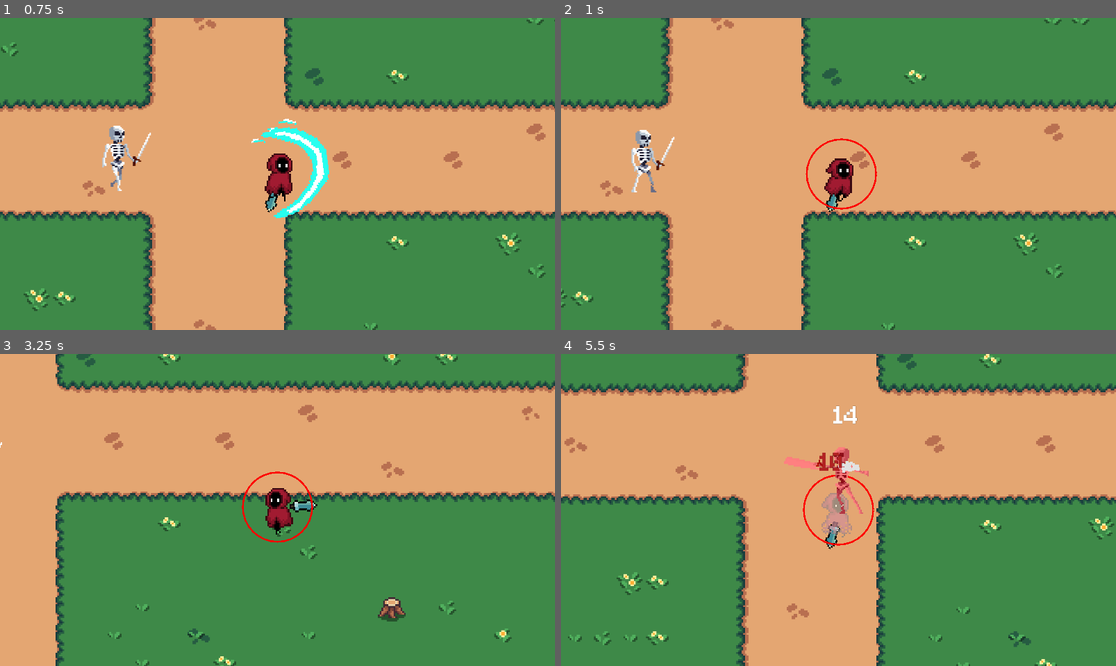
Above: before the commit, frames 1-4 (two rows, left to right).
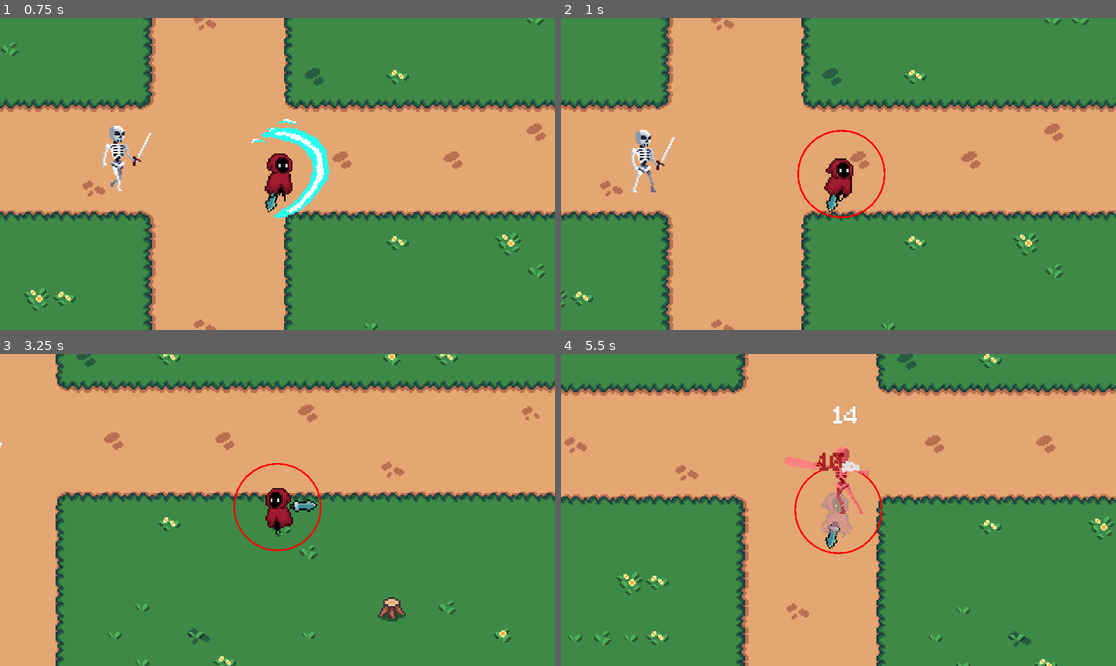
Above: after the commit, the same moments.

Repository: Jerga99/godot-2d-game-course
Game: Godot game, scene res://scenes/play_scene.tscn
Same seed, same stepped clock (60 frames per second), same inputs: the game is played once before the commit and once after it.
Inputs (mouse positions are in pixels of both pictures, inside the frame that each line leads up to):
- Up to frame 1 (0.75 s): move the mouse to (399, 158) at 0.52 s; hold D (right) from 0.53 s (still down); tap 1 (ability_1) at 0.6 s
- Up to frame 2 (1 s): keep holding D (right)
- Up to frame 3 (3.25 s): move the mouse to (166, 525) at 1.27 s; release D (right) at 1.28 s; hold S (down) 1.28-2.03 s; tap 2 (ability_2) at 1.35 s; move the mouse to (333, 441) at 2.02 s; hold D (right) 2.03-2.78 s; tap 3 (ability_3) at 2.1 s; move the mouse to (249, 572) at 2.77 s; hold W (up) from 2.78 s (still down); tap 1 (ability_1) at 2.85 s
- Up to frame 4 (5.5 s): move the mouse to (1005, 556) at 3.52 s; release W (up) at 3.53 s; hold A (left) 3.53-5.03 s; tap 2 (ability_2) at 3.6 s; move the mouse to (672, 463) at 4.27 s; tap 3 (ability_3) at 4.35 s; move the mouse to (866, 510) at 5.02 s; hold S (down) from 5.03 s (still down); tap 1 (ability_1) at 5.1 s

Frame 1 is identical in both runs. In frame 2, 0.5% of the frame differs, in the area x 42-59%, y 35-65%; in frame 3, 0.5%, in the area x 42-58%, y 34-64%; in frame 4, 0.4%.

Commit message:
Increase attack radius for Player

Diff:
--- a/scenes/ability/slash_ability.tscn
+++ b/scenes/ability/slash_ability.tscn
@@ -33,7 +33,7 @@
 
 [node name="AbilityGetTargets" type="Node" parent="DealDamageGroup"]
 script = ExtResource("6_jabok")
-radius = 20.0
+radius = 25.0
 metadata/_custom_type_script = "uid://b8xa52gceh2ci"
 
 [node name="AbilityDealDamage" type="Node" parent="DealDamageGroup"]
